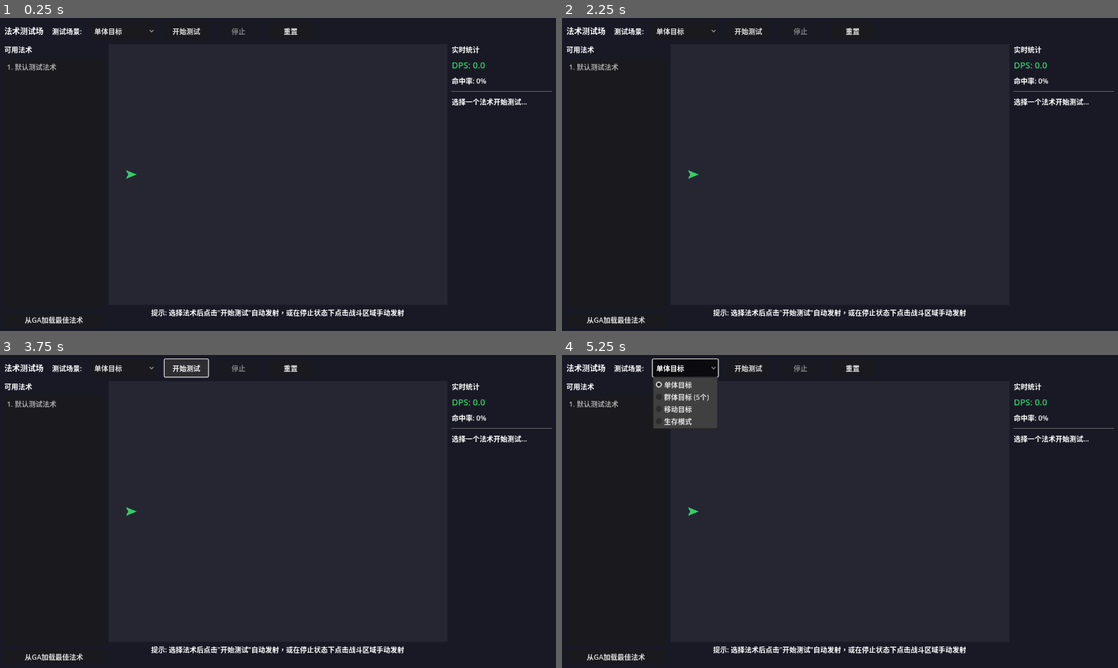
Above: before the commit, frames 1-4 (two rows, left to right).
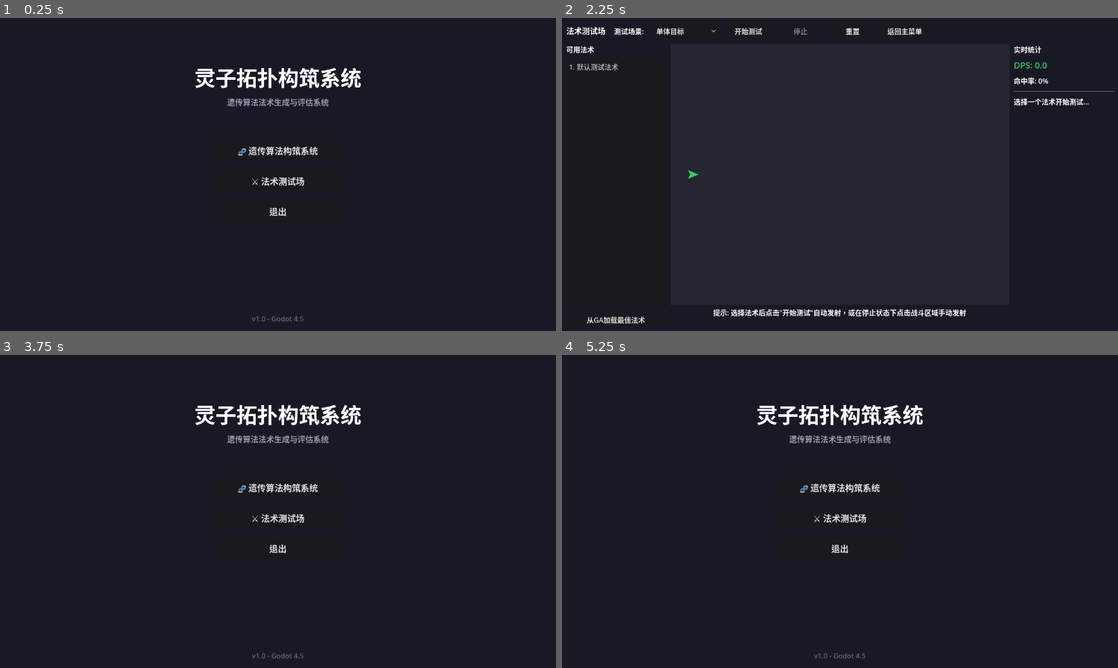
Above: after the commit, the same moments.

Repository: gdszyy/lingzi-topology-system
Game: Godot game, scene res://scenes/main_menu/main_menu.tscn
The game is run twice, just before and just after one commit, with the same random seed, the same clock (stepped at 60 frames per second) and the same inputs. Before the commit the project starts from res://scenes/battle_test/battle_test_scene.tscn.
Inputs (mouse positions are in pixels of both pictures, inside the frame that each line leads up to):
- Up to frame 1 (0.25 s): no input
- Up to frame 2 (2.25 s): click (840, 149) at 0.5 s, where only the run after the commit has a clickable "🧬 遗传算法构筑系统"; click (712, 71) at 1.25 s, where only the run after the commit has a clickable "返回主菜单"; click (840, 180) at 2 s, where only the run after the commit has a clickable "⚔️ 法术测试场"
- Up to frame 3 (3.75 s): click (344, 367) at 2.75 s, where only the run after the commit has a clickable "返回主菜单"; click (189, 367) at 3.5 s, where only the run before the commit has a clickable "开始测试"
- Up to frame 4 (5.25 s): click (751, 367) at 4.25 s, where only the run before the commit has a clickable "开始测试"; click (684, 367) at 5 s, where only the run before the commit has a clickable "单体目标"

The runs differ from the first frame. In frame 1, 3.7% of the frame differs, in the area x 0-100%, y 2-98%; in frame 2, 0.1%; in frame 3, 3.8%; in frame 4, 5.5%, in the area x 0-100%, y 1-98%.

Commit message:
feat: 添加主菜单和场景切换功能
新增主菜单场景，支持在测试场和构筑系统之间切换：

## 新增文件
- scenes/main_menu/main_menu.tscn - 主菜单场景
- scenes/main_menu/main_menu.gd - 主菜单脚本

## 修改
- battle_test_scene: 添加返回主菜单按钮
- test_main: 添加返回主菜单按钮
- project.godot: 将主场景设为主菜单

## 功能
- 主菜单提供两个入口：遗传算法构筑系统、法术测试场
- 两个子系统都可以返回主菜单

Diff:
--- a/project.godot
+++ b/project.godot
@@ -12,7 +12,7 @@
 
 config/name="灵子拓扑构筑系统"
 config/description="基于遗传算法的法术自动生成与评估系统"
-run/main_scene="res://scenes/battle_test/battle_test_scene.tscn"
+run/main_scene="res://scenes/main_menu/main_menu.tscn"
 config/features=PackedStringArray("4.5", "Forward Plus")
 config/icon="res://icon.svg"
 
--- a/scenes/battle_test/battle_test_scene.gd
+++ b/scenes/battle_test/battle_test_scene.gd
@@ -17,6 +17,7 @@
 @onready var reset_button: Button = $UI/TopPanel/ResetButton
 @onready var spell_list: ItemList = $UI/LeftPanel/SpellList
 @onready var load_from_ga_button: Button = $UI/LeftPanel/LoadFromGAButton
+@onready var back_button: Button = $UI/TopPanel/BackButton
 
 ## 统计面板
 @onready var stats_label: RichTextLabel = $UI/RightPanel/StatsLabel
@@ -63,8 +64,13 @@
 	load_from_ga_button.pressed.connect(_on_load_from_ga_pressed)
 	scenario_option.item_selected.connect(_on_scenario_selected)
 	spell_list.item_selected.connect(_on_spell_selected)
+	back_button.pressed.connect(_on_back_pressed)
 
 	stop_button.disabled = true
+
+## 返回主菜单
+func _on_back_pressed() -> void:
+	get_tree().change_scene_to_file("res://scenes/main_menu/main_menu.tscn")
 
 ## 设置场景选项
 func _setup_scenario_options() -> void:
--- a/scenes/battle_test/battle_test_scene.tscn
+++ b/scenes/battle_test/battle_test_scene.tscn
@@ -65,6 +65,11 @@
 layout_mode = 2
 text = "重置"
 
+[node name="BackButton" type="Button" parent="UI/TopPanel"]
+custom_minimum_size = Vector2(100, 0)
+layout_mode = 2
+text = "返回主菜单"
+
 [node name="LeftPanel" type="VBoxContainer" parent="UI"]
 offset_left = 10.0
 offset_top = 60.0
--- /dev/null
+++ b/scenes/main_menu/main_menu.gd
@@ -0,0 +1,24 @@
+# main_menu.gd
+# 主菜单 - 系统入口
+extends Control
+
+@onready var ga_button: Button = $VBoxContainer/GAButton
+@onready var test_button: Button = $VBoxContainer/TestButton
+@onready var quit_button: Button = $VBoxContainer/QuitButton
+
+func _ready():
+	ga_button.pressed.connect(_on_ga_pressed)
+	test_button.pressed.connect(_on_test_pressed)
+	quit_button.pressed.connect(_on_quit_pressed)
+
+## 进入遗传算法构筑系统
+func _on_ga_pressed() -> void:
+	get_tree().change_scene_to_file("res://scenes/test/test_main.tscn")
+
+## 进入法术测试场
+func _on_test_pressed() -> void:
+	get_tree().change_scene_to_file("res://scenes/battle_test/battle_test_scene.tscn")
+
+## 退出
+func _on_quit_pressed() -> void:
+	get_tree().quit()
--- /dev/null
+++ b/scenes/main_menu/main_menu.tscn
@@ -0,0 +1,99 @@
+[gd_scene load_steps=2 format=3 uid="uid://main_menu_scene"]
+
+[ext_resource type="Script" path="res://scenes/main_menu/main_menu.gd" id="1_script"]
+
+[node name="MainMenu" type="Control"]
+layout_mode = 3
+anchors_preset = 15
+anchor_right = 1.0
+anchor_bottom = 1.0
+grow_horizontal = 2
+grow_vertical = 2
+script = ExtResource("1_script")
+
+[node name="Background" type="ColorRect" parent="."]
+layout_mode = 1
+anchors_preset = 15
+anchor_right = 1.0
+anchor_bottom = 1.0
+grow_horizontal = 2
+grow_vertical = 2
+color = Color(0.1, 0.1, 0.15, 1)
+
+[node name="Title" type="Label" parent="."]
+layout_mode = 1
+anchors_preset = 5
+anchor_left = 0.5
+anchor_right = 0.5
+offset_left = -300.0
+offset_top = 100.0
+offset_right = 300.0
+offset_bottom = 180.0
+grow_horizontal = 2
+theme_override_font_sizes/font_size = 48
+text = "灵子拓扑构筑系统"
+horizontal_alignment = 1
+
+[node name="Subtitle" type="Label" parent="."]
+layout_mode = 1
+anchors_preset = 5
+anchor_left = 0.5
+anchor_right = 0.5
+offset_left = -250.0
+offset_top = 180.0
+offset_right = 250.0
+offset_bottom = 220.0
+grow_horizontal = 2
+theme_override_font_sizes/font_size = 18
+theme_override_colors/font_color = Color(0.6, 0.6, 0.7, 1)
+text = "遗传算法法术生成与评估系统"
+horizontal_alignment = 1
+
+[node name="VBoxContainer" type="VBoxContainer" parent="."]
+layout_mode = 1
+anchors_preset = 8
+anchor_left = 0.5
+anchor_top = 0.5
+anchor_right = 0.5
+anchor_bottom = 0.5
+offset_left = -150.0
+offset_top = -80.0
+offset_right = 150.0
+offset_bottom = 120.0
+grow_horizontal = 2
+grow_vertical = 2
+theme_override_constants/separation = 20
+
+[node name="GAButton" type="Button" parent="VBoxContainer"]
+custom_minimum_size = Vector2(300, 50)
+layout_mode = 2
+theme_override_font_sizes/font_size = 20
+text = "🧬 遗传算法构筑系统"
+
+[node name="TestButton" type="Button" parent="VBoxContainer"]
+custom_minimum_size = Vector2(300, 50)
+layout_mode = 2
+theme_override_font_sizes/font_size = 20
+text = "⚔️ 法术测试场"
+
+[node name="QuitButton" type="Button" parent="VBoxContainer"]
+custom_minimum_size = Vector2(300, 50)
+layout_mode = 2
+theme_override_font_sizes/font_size = 20
+text = "退出"
+
+[node name="Version" type="Label" parent="."]
+layout_mode = 1
+anchors_preset = 7
+anchor_left = 0.5
+anchor_top = 1.0
+anchor_right = 0.5
+anchor_bottom = 1.0
+offset_left = -100.0
+offset_top = -40.0
+offset_right = 100.0
+grow_horizontal = 2
+grow_vertical = 0
+theme_override_colors/font_color = Color(0.4, 0.4, 0.5, 1)
+text = "v1.0 - Godot 4.5"
+horizontal_alignment = 1
--- a/scenes/test/test_main.gd
+++ b/scenes/test/test_main.gd
@@ -5,6 +5,7 @@
 ## UI 引用
 @onready var start_button: Button = $VBoxContainer/ControlPanel/StartButton
 @onready var stop_button: Button = $VBoxContainer/ControlPanel/StopButton
+@onready var back_button: Button = $VBoxContainer/ControlPanel/BackButton
 @onready var status_label: Label = $VBoxContainer/StatusPanel/StatusLabel
 @onready var generation_label: Label = $VBoxContainer/StatusPanel/GenerationLabel
 @onready var best_fitness_label: Label = $VBoxContainer/StatusPanel/BestFitnessLabel
@@ -57,6 +58,13 @@
 	# 连接结果列表
 	if results_list:
 		results_list.item_selected.connect(_on_result_selected)
+
+	# 连接返回按钮
+	if back_button:
+		back_button.pressed.connect(_on_back_pressed)
+
+func _on_back_pressed():
+	get_tree().change_scene_to_file("res://scenes/main_menu/main_menu.tscn")
 
 func _on_start_pressed():
 	# 应用配置
--- a/scenes/test/test_main.tscn
+++ b/scenes/test/test_main.tscn
@@ -77,6 +77,11 @@
 layout_mode = 2
 text = "停止进化"
 
+[node name="BackButton" type="Button" parent="VBoxContainer/ControlPanel"]
+custom_minimum_size = Vector2(120, 40)
+layout_mode = 2
+text = "返回主菜单"
+
 [node name="StatusPanel" type="VBoxContainer" parent="VBoxContainer"]
 layout_mode = 2
 
